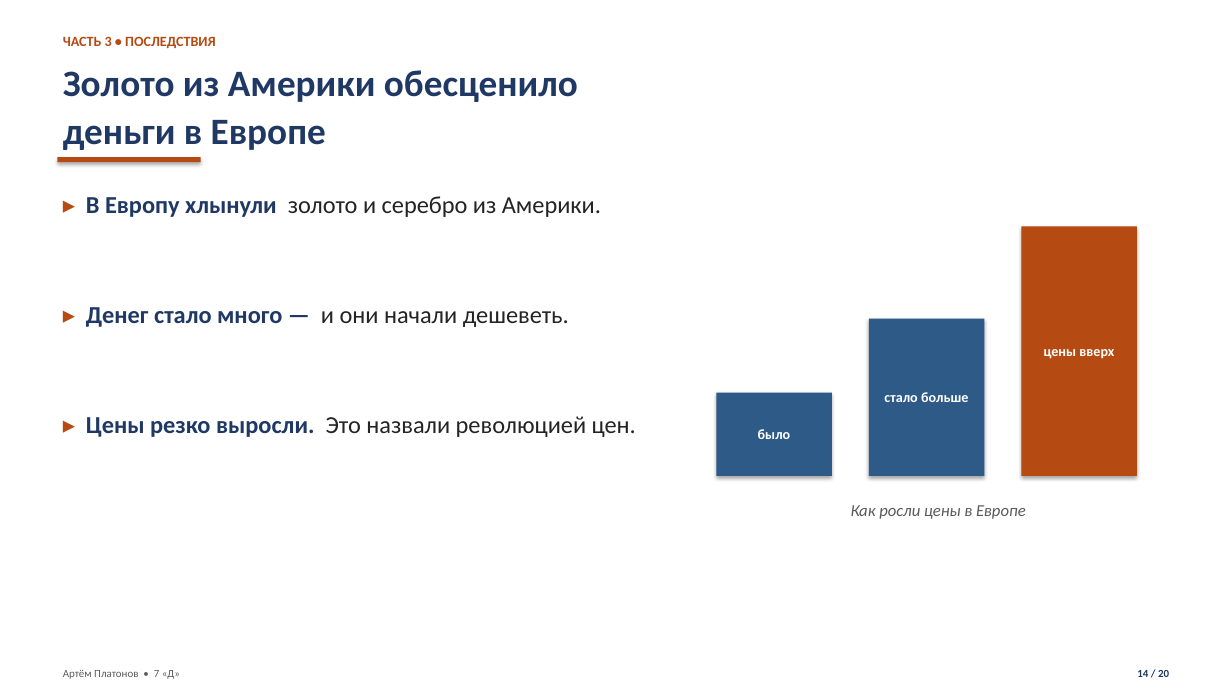
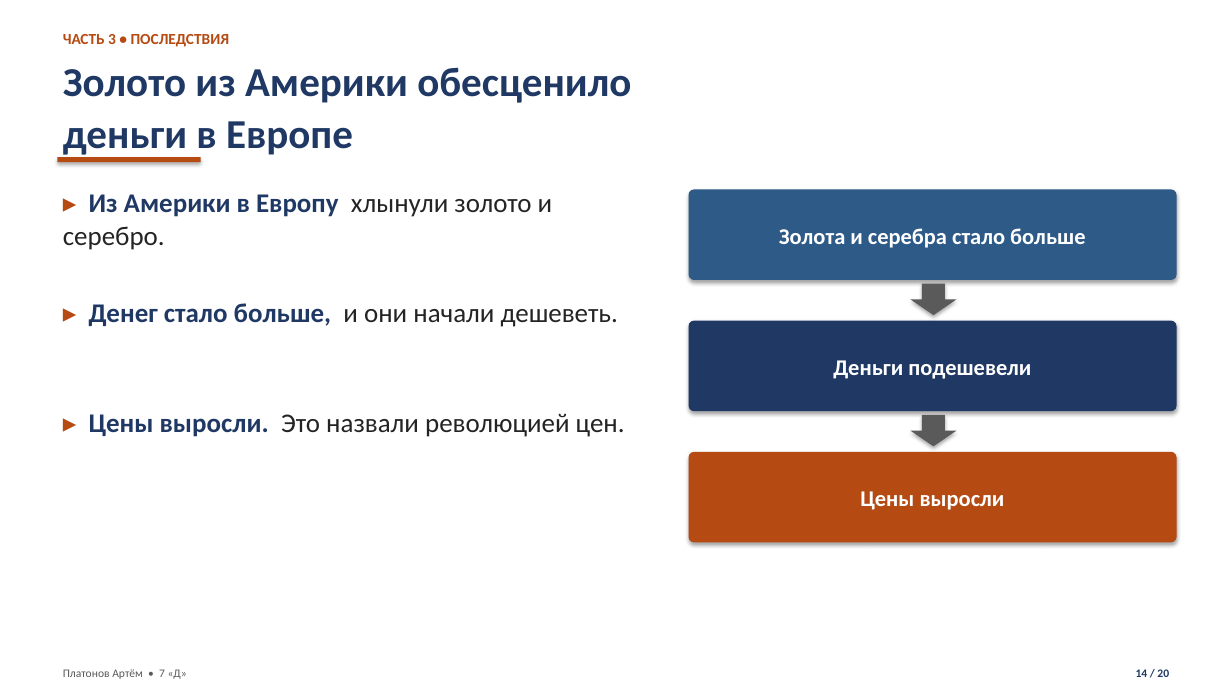
Before and after one commit to Artins200/slide, a slide deck: slide 14 of Великие_географические_открытия_Платонов_Артём_7Д.pptx. Drawn at 1232x693 pixels with LibreOffice and Linux fonts; fonts in the diff are those of the drawing; background and template pictures are left out. Boxes give left, top, right and bottom in pixels: in the first picture for what was removed or moved away, otherwise in the second. Text is boxed around its words. In the diff, an @@ line names an element or a change of style, - is before the commit and + after.

```diff
--- a/Великие_географические_открытия_Платонов_Артём_7Д.pptx
+++ b/Великие_географические_открытия_Платонов_Артём_7Д.pptx
@@ text "ЧАСТЬ 3 • ПОСЛЕДСТВИЯ" at <box>63,34,230,47</box>: size 11 to 12 pt; line spacing 1.08 to 1.05 @@
@@ text "Золото из Америки обесценило деньги ..." at <box>63,67,631,158</box>: size 29 to 32 pt; line spacing 1.08 to 1.05 @@
@@ text at <box>63,194,553,250</box>: text changed; size 19 to 21 pt @@
-▸ В Европу хлынули золото и серебро из Америки.
+▸ Из Америки в Европу хлынули золото и серебро.
@@ rounded rectangle added at <box>689,189,1177,280</box>, fill #2E5A88, 17.5 pt, text #FFFFFF, bold @@
+Золота и серебра стало больше
@@ rectangle removed at <box>1021,226,1137,476</box> @@
-цены вверх
@@ down arrow added at <box>910,284,957,315</box>, fill #5A5A5A @@
@@ text at <box>89,303,618,327</box>: text changed; size 19 to 21 pt @@
-▸ Денег стало много — и они начали дешеветь.
+▸ Денег стало больше, и они начали дешеветь.
@@ rounded rectangle added at <box>689,321,1177,411</box>, fill #1F3864, 17.5 pt, text #FFFFFF, bold @@
+Деньги подешевели
@@ rectangle removed at <box>869,319,984,476</box> @@
-стало больше
@@ text at <box>89,413,625,437</box>: text changed; size 19 to 21 pt @@
-▸ Цены резко выросли. Это назвали революцией цен.
+▸ Цены выросли. Это назвали революцией цен.
@@ rectangle removed at <box>716,393,832,476</box> @@
-было
@@ down arrow added at <box>910,415,957,446</box>, fill #5A5A5A @@
@@ rounded rectangle added at <box>689,452,1177,543</box>, fill #B54A12, 17.5 pt, text #FFFFFF, bold @@
+Цены выросли
@@ text removed at <box>851,505,1026,519</box> @@
-Как росли цены в Европе
@@ text at <box>63,669,187,679</box>: text changed; size 8.5 to 9 pt @@
-Артём Платонов • 7 «Д»
+Платонов Артём • 7 «Д»
@@ text "14 / 20" at <box>1136,669,1169,677</box>: size 8.5 to 9 pt; line spacing 1.08 to 1.05 @@
```
Also in this commit, not shown: 15 other slides changed, 4 slides added, 4 slides removed, 2 other files.
